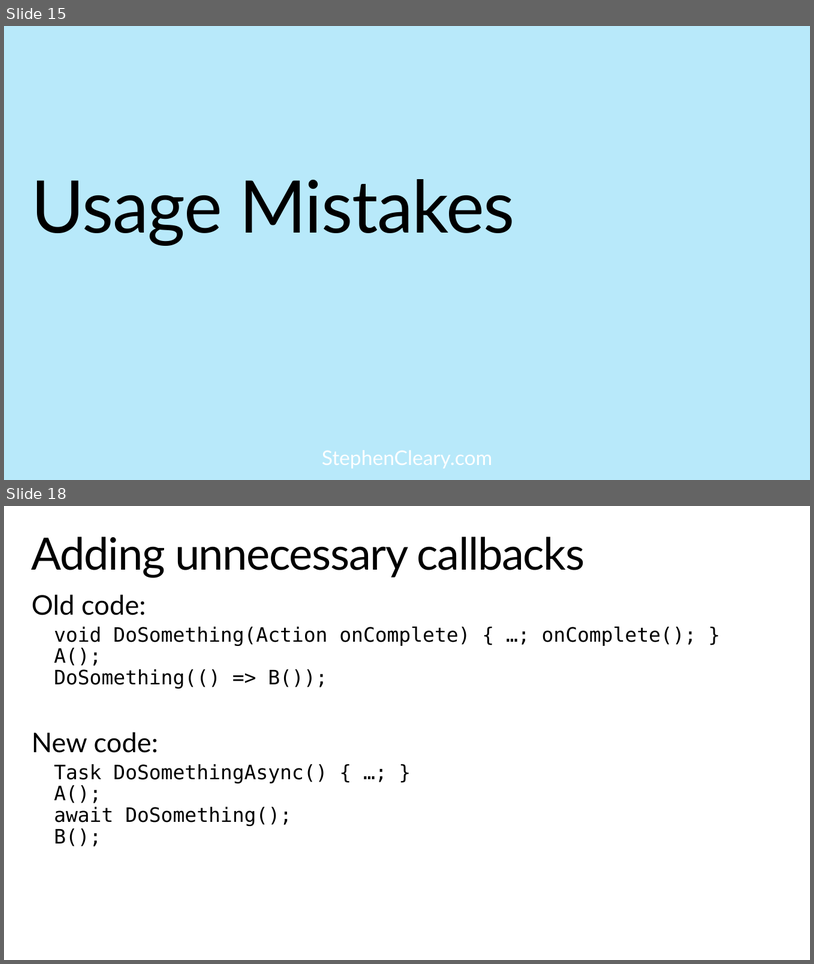
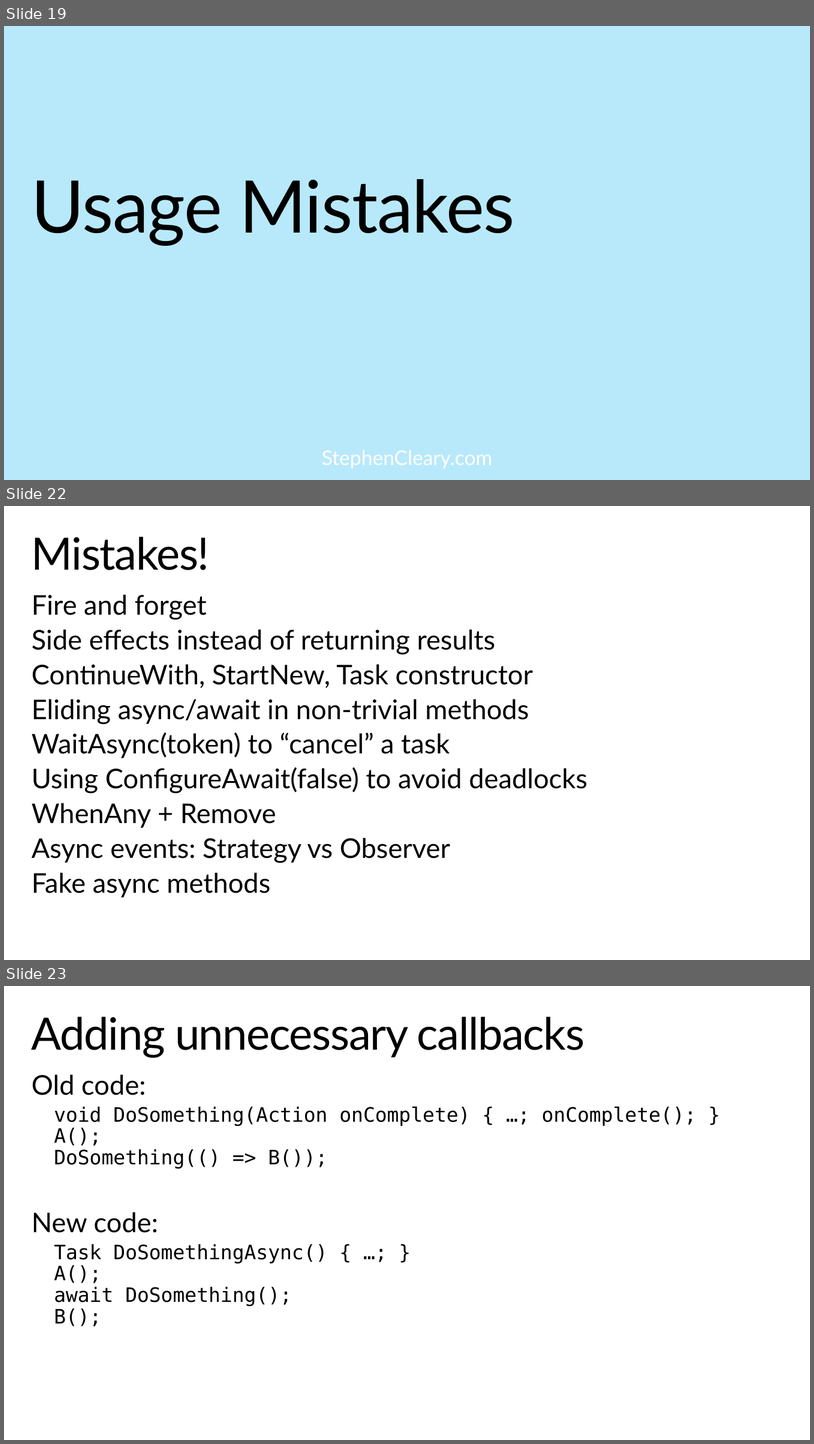
Before and after one commit to StephenCleary/Presentations, a slide deck: Async Pitfalls/Async Pitfalls.pptx. Shown one above the other, each under a label of ours: slides 15 and 18 before the commit, slides 19, 22 and 23 after it; the slides between them are not shown. The pictures are 814x964 and 814x1444 pixels, drawn with LibreOffice and Linux fonts; fonts in the diff are those of the drawing; background and template pictures are left out. Boxes give left, top, right and bottom in pixels: in the first picture for what was removed or moved away, otherwise in the second. Text is boxed around its words. In the diff, an @@ line names an element or a change of style, - is before the commit and + after.

```diff
--- a/Async Pitfalls/Async Pitfalls.pptx
+++ b/Async Pitfalls/Async Pitfalls.pptx
@@ slide 22 added at <box>4,506,810,960</box>, background picture (left out); not listed: 1 template element that a slide beside it also shows @@
@@ title added at <box>32,537,210,570</box>, 52.9 pt, text #000000 @@
+Mistakes!
@@ text added at <box>32,594,588,897</box>, 32.4 pt, text #000000 @@
+Fire and forget
+Side effects instead of returning results
+ContinueWith, StartNew, Task constructor
+Eliding async/await in non-trivial methods
+WaitAsync(token) to “cancel” a task
+Using ConfigureAwait(false) to avoid deadlocks
+WhenAny + Remove
+Async events: Strategy vs Observer
+Fake async methods
@@ what was slide 15 is now slide 19 @@
@@ what was slide 18 is now slide 23 @@
```
Also in this commit, not shown: 6 slides changed, 7 other slides added, 3 slides removed, 1 other file.
